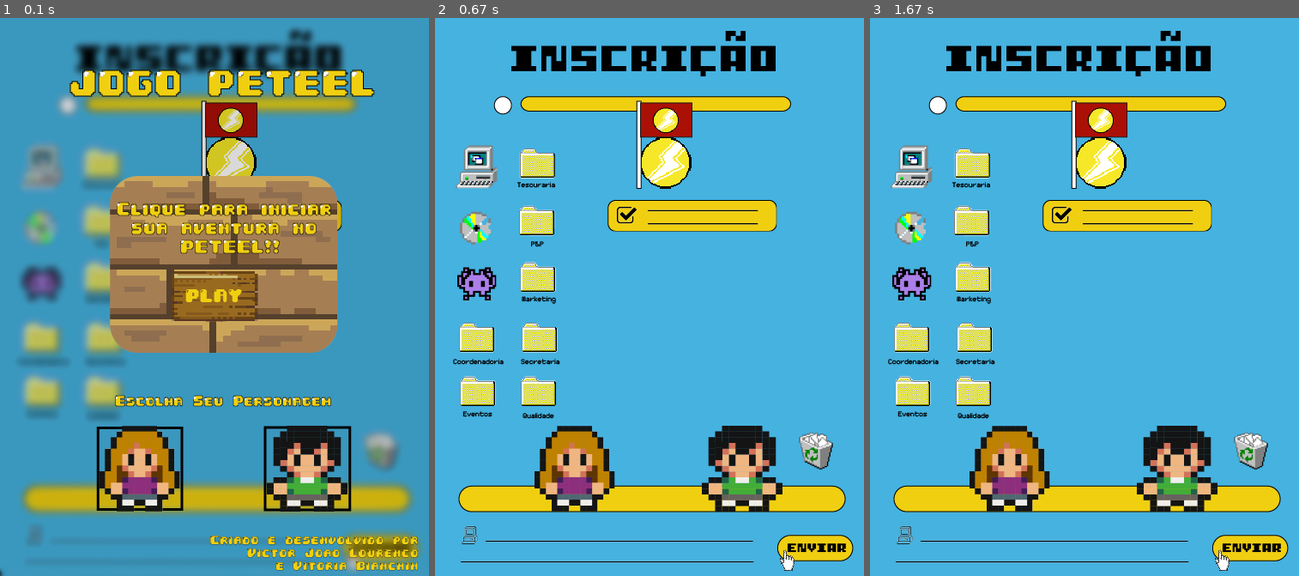
Above: before the commit, frames 1-3 (left to right).
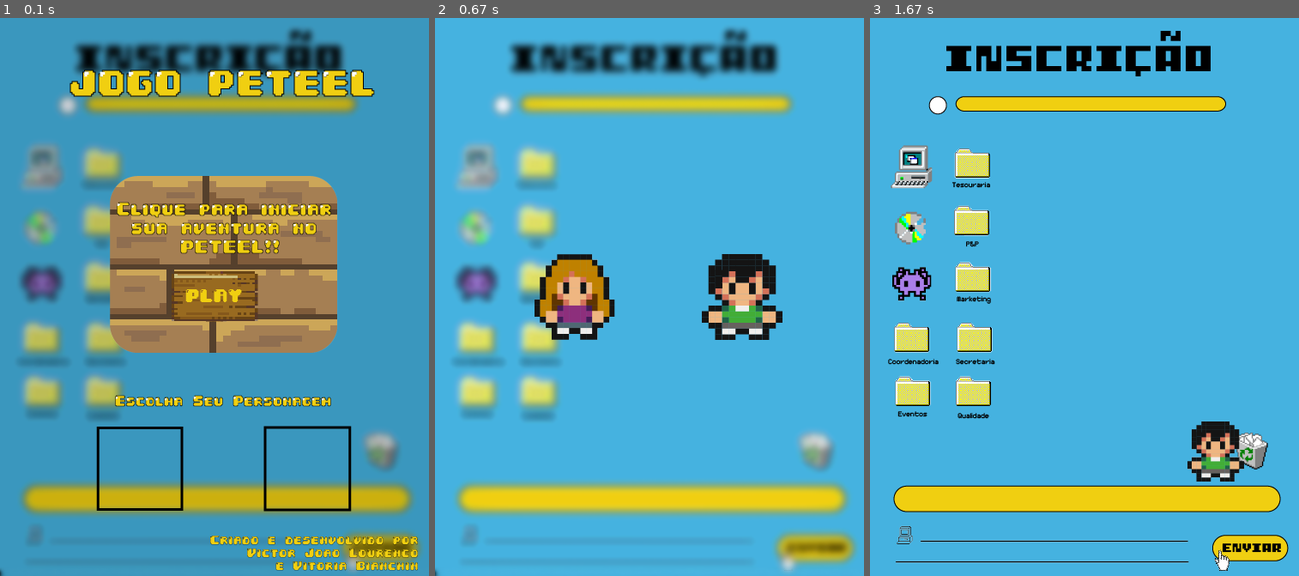
Above: after the commit, the same moments.

Repository: Victor-J-L/JOGO-PETEEL
Game: pygame game, started from esqueleto.py
Two runs of this game, one before a commit and one after it. Both use one fixed random seed, a clock stepped at 60 frames per second and the inputs below.
Inputs (mouse positions are in pixels of both pictures, inside the frame that each line leads up to):
- Up to frame 1 (0.1 s): no input
- Up to frame 2 (0.67 s): click (649, 297) at 0.38 s
- Up to frame 3 (1.67 s): click (981, 302) at 0.72 s

The runs differ from the first frame. In frame 1, 6.0% of the frame differs, in the area x 23-81%, y 14-89%; in frame 2, 30%, in the area x 0-99%, y 1-100%; in frame 3, 9.2%.

Commit message:
feiot alguma alterações

Diff:
--- a/esqueleto.py
+++ b/esqueleto.py
@@ -45,10 +45,10 @@
     sp_p1frente = pygame.sprite.Sprite()
     sp_p1frente.p1frente = p1frente
     sp_p1frente.rect = p1frente.get_rect()
-    sp_p1frente.rect.top = 400
-    sp_p1frente.rect.bottom = 575
+    sp_p1frente.rect.top = 200
+    sp_p1frente.rect.bottom = 375
     sp_p1frente.rect.left = 200
-    sp_p1frente.rect.right = 210
+    sp_p1frente.rect.right = 800
 
     #PERSONAGEM 2
 
@@ -56,10 +56,19 @@
     sp_p2frente = pygame.sprite.Sprite()
     sp_p2frente.p1frente = p2frente
     sp_p2frente.rect = p2frente.get_rect()
-    sp_p2frente.rect.top = 400
-    sp_p2frente.rect.bottom = 575
+    sp_p2frente.rect.top = 200
+    sp_p2frente.rect.bottom = 375
     sp_p2frente.rect.left = 200
-    sp_p2frente.rect.right = 405
+    sp_p2frente.rect.right = 800
+
+    #PERSONAGEM
+
+    personagem = pygame.image.load("Imagens/personagem/personagem2frente_min.png") #personagem1frente
+    sp_personagem = pygame.sprite.Sprite()
+    sp_personagem.personagem = personagem
+    sp_personagem.rect = personagem.get_rect()
+    sp_personagem.rect.top = 470
+    sp_personagem.rect.left = 900
 
     #Plataforma Primeira Fase
     plataforma1 = pygame.image.load("Imagens/Primeira Fase/plataforma.png") #personagem2frente
@@ -80,14 +89,14 @@
     sp_bolinha.rect.right = 300
 
     #Íncone final primeira fase
-    inconefinal1 = pygame.image.load("Imagens/Primeira Fase/iconefinal.png") #personagem2frente
-    sp_inconefinal1 = pygame.sprite.Sprite()
-    sp_inconefinal1.inconefinal1 = inconefinal1
-    sp_inconefinal1.rect = inconefinal1.get_rect()
-    sp_inconefinal1.rect.top = 120
-    sp_inconefinal1.rect.bottom = 200
-    sp_inconefinal1.rect.left = 280
-    sp_inconefinal1.rect.right = 300
+    iconefinal1 = pygame.image.load("Imagens/Primeira Fase/iconefinal.png") #personagem2frente
+    sp_iconefinal1 = pygame.sprite.Sprite()
+    sp_iconefinal1.iconefinal1 = iconefinal1
+    sp_iconefinal1.rect = iconefinal1.get_rect()
+    sp_iconefinal1.rect.top = 120
+    sp_iconefinal1.rect.bottom = 200
+    sp_iconefinal1.rect.left = 250
+    sp_iconefinal1.rect.right = 300
 
 
 
@@ -106,12 +115,30 @@
             if event.type == pygame.MOUSEBUTTONDOWN:
                 sp_paginicial.rect.left = 800
                 sp_play.rect.left = 800
+                p1frente = pygame.image.load("Imagens/personagem/personagem1frente.png") #personagem1frente
+                sp_p2frente.rect.right = 405
+                sp_p1frente.rect.right = 210
+
+        if xmouse >= sp_p1frente.rect.left and xmouse <= sp_p1frente.rect.right and ymouse <= sp_p1frente.rect.bottom and ymouse >= sp_p1frente.rect.top:
+            if event.type == pygame.MOUSEBUTTONDOWN:
+                sp_p2frente.rect.right = 900
+                sp_p1frente.rect.right = 900
+                personagem = pygame.image.load("Imagens/personagem/personagem1frente.png")
+                sp_personagem.rect.left = 370
                 fundo = pygame.image.load("Imagens/Primeira Fase/fundo1_1.png")
 
+
+        if xmouse >= sp_p2frente.rect.left and xmouse <= sp_p2frente.rect.right and ymouse <= sp_p2frente.rect.bottom and ymouse >= sp_p2frente.rect.top:
+            if event.type == pygame.MOUSEBUTTONDOWN:
+                sp_p2frente.rect.right = 900
+                sp_p1frente.rect.right = 900
+                personagem = pygame.image.load("Imagens/personagem/personagem2frente_min.png")
+                sp_personagem.rect.left = 370
+                fundo = pygame.image.load("Imagens/Primeira Fase/fundo1_1.png")
+
+
         tela.blit(fundo, (0,0))
-        tela.blit(sp_bolinha.bolinha, sp_bolinha.rect)
-        tela.blit(sp_plataforma1.plataforma1, sp_plataforma1.rect)
-        tela.blit(sp_inconefinal1.inconefinal1, sp_inconefinal1.rect)
+        tela.blit(sp_personagem.personagem, sp_personagem.rect)
         tela.blit(sp_paginicial.pag_inicial, sp_paginicial.rect)
         tela.blit(sp_play.botaoplay, sp_play.rect)
         tela.blit(sp_p1frente.p1frente, sp_p1frente.rect)
Binary file added: Imagens/personagem/personagem1frente_min.png
Binary file added: Imagens/personagem/personagem2frente_min.png
Binary file added: Imagens/personagem/telavazia.png
